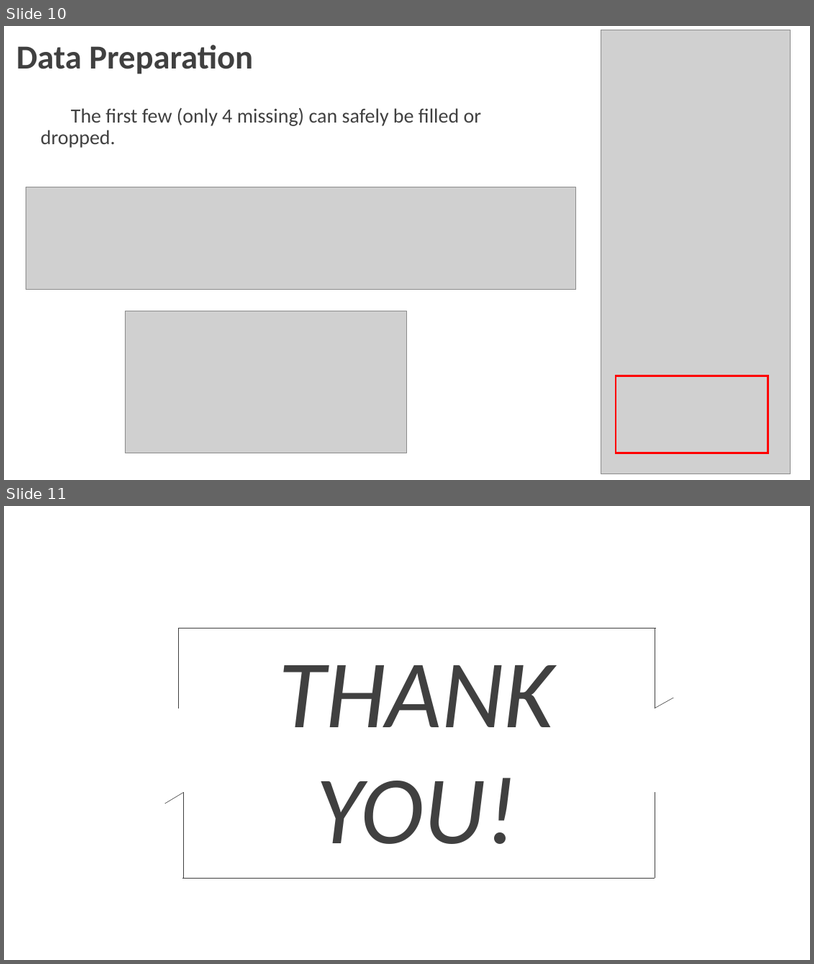
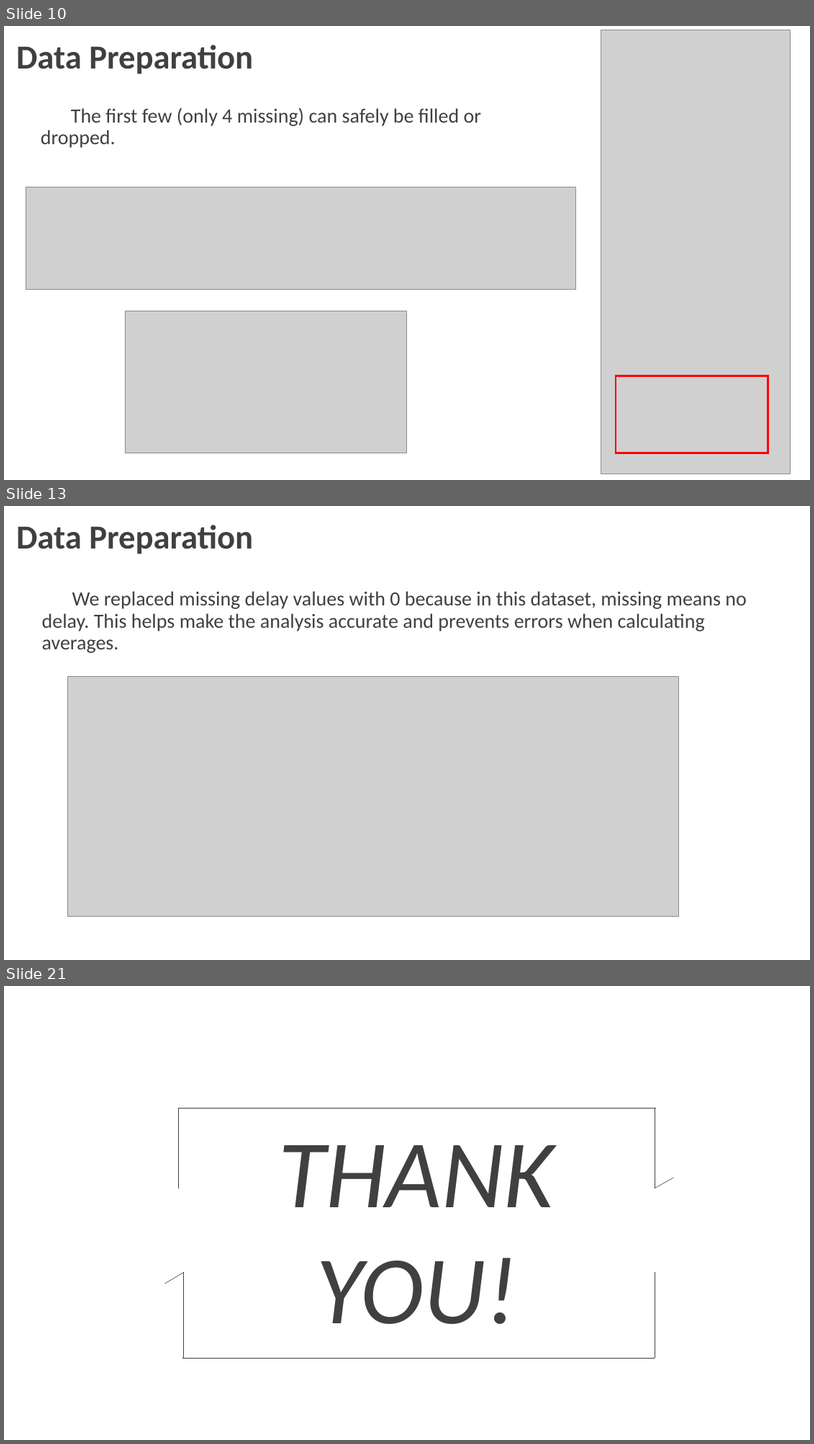
Before and after one commit to McLight-Note/Data_Process_Programming, a slide deck: Final_Project.pptx. Shown one above the other, each under a label of ours: slides 10 and 11 before the commit, slides 10, 13 and 21 after it; the slides between them are not shown. The pictures are 814x964 and 814x1444 pixels, drawn with LibreOffice and Linux fonts; fonts in the diff are those of the drawing; grey boxes stand for pictures; background and template pictures are left out. Boxes give left, top, right and bottom in pixels: in the first picture for what was removed or moved away, otherwise in the second. Text is boxed around its words. In the diff, an @@ line names an element or a change of style, - is before the commit and + after.

```diff
--- a/Final_Project.pptx
+++ b/Final_Project.pptx
@@ slide 13 added at [4, 506, 810, 960], background picture (left out) @@
@@ text added at [16, 525, 253, 554], 40 pt, text #404040, bold @@
+Data Preparation
@@ text added at [42, 591, 746, 653], 24 pt, text #404040 @@
+We replaced missing delay values with 0 because in this dataset, missing means no delay. This helps make the analysis accurate and prevents errors when calculating averages.
@@ picture added at [68, 676, 679, 916] @@
@@ what was slide 11 is now slide 21 @@
```
Also in this commit, not shown: 9 other slides added, 1 other file.
